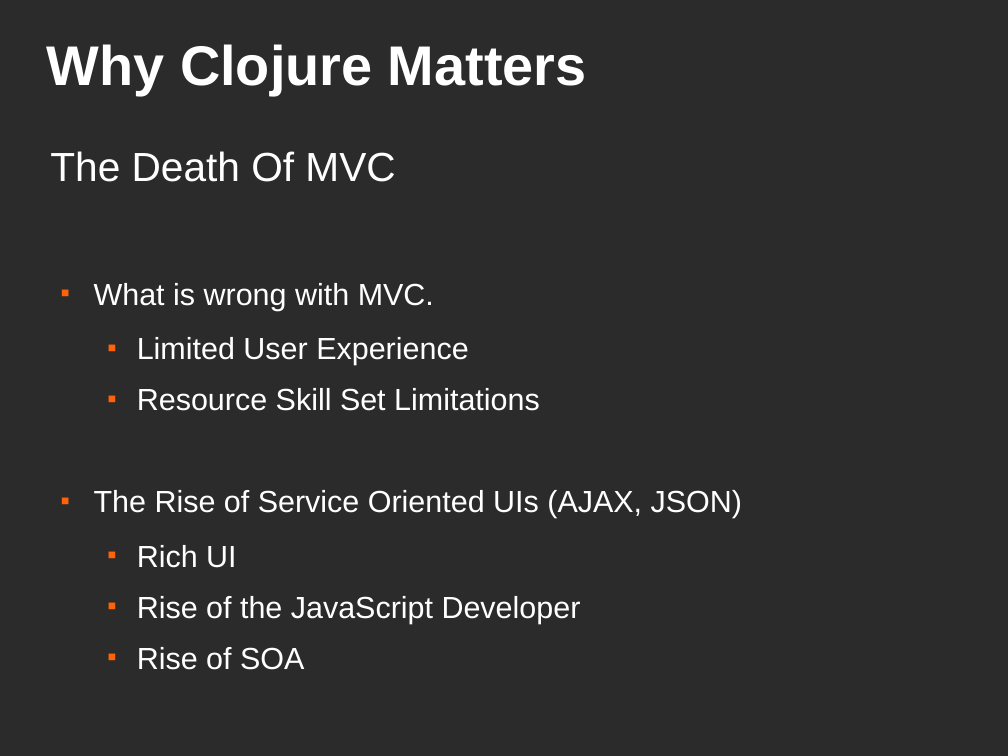
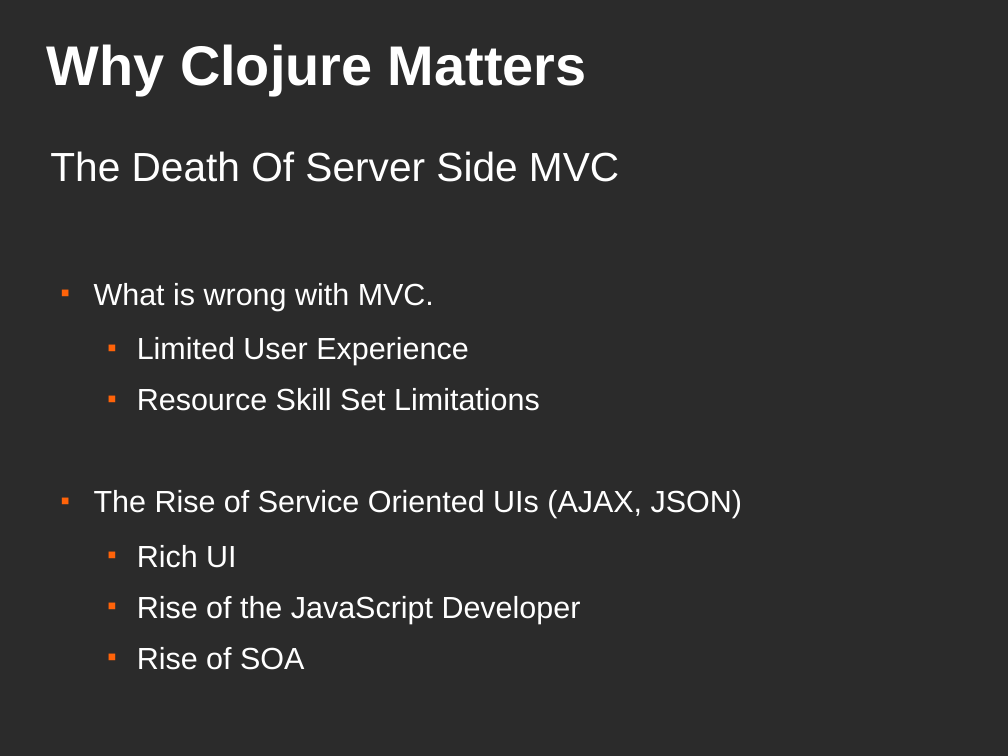
Before and after one commit to ckirkendall/cinjug-sept-2011, a slide deck: slide 15 of presentation/why-clojure-cinjug.odp. Drawn at 1008x756 pixels with LibreOffice and Linux fonts; fonts in the diff are those of the drawing; background and template pictures are left out; a plain dark background stands for a picture behind light text. Boxes give left, top, right and bottom in pixels: in the first picture for what was removed or moved away, otherwise in the second. Text is boxed around its words. In the diff, an @@ line names an element or a change of style, - is before the commit and + after.

```diff
--- a/presentation/why-clojure-cinjug.odp
+++ b/presentation/why-clojure-cinjug.odp
@@ text at [50, 151, 619, 182]: text changed @@
-The Death Of MVC
+The Death Of Server Side MVC
```
Also in this commit, not shown: 2 other slides changed, 6 other files.
